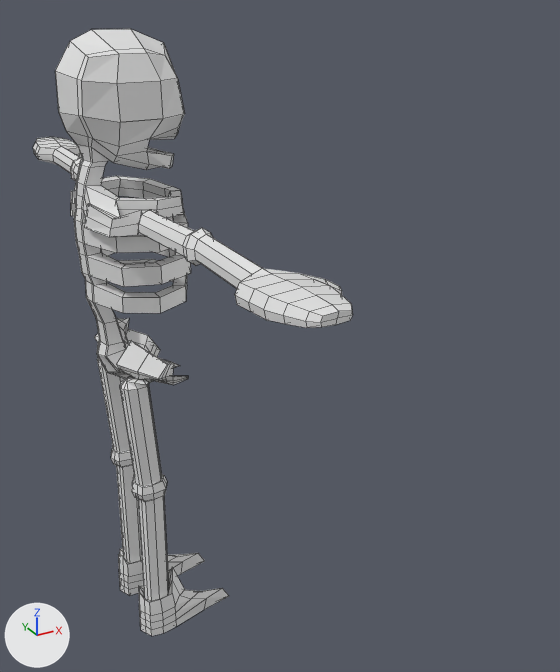
Before and after pictures for a commit that changed the Blender file Dungeon Crawler/Assets/Visual Assets/Blender Files/Skeleton.blend.
Before and after are seen from a 50 mm lens placed at (-3.01, -9.63, 9.05), pointed at (2.01, -0.51, 4.5). Arrows for +X, +Y and +Z are at lower left; the lights stay in place. Mesh edges are drawn as thin lines.
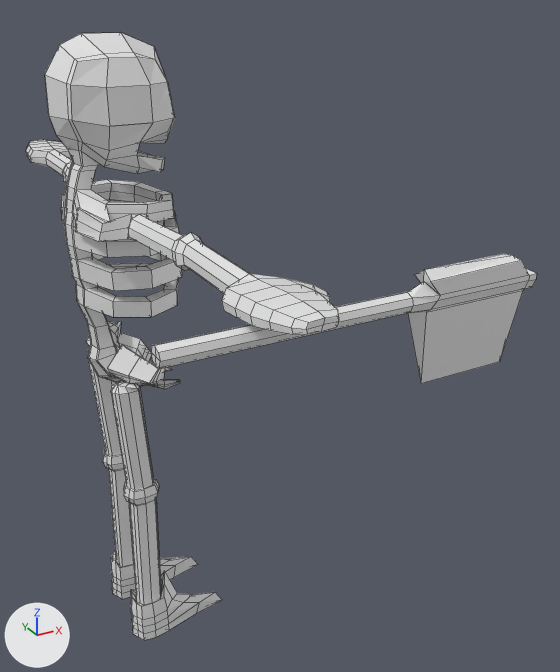
Location of each change, (x1, y1, x2, y2) in pixels of the pictures (560 x 672 px):
```json
{"object": "Cube", "change": "moved", "before": [33, 29, 353, 636], "after": [26, 33, 339, 640]}
{"object": "Cube.001", "change": "added", "after": [151, 254, 537, 383]}
```

Edits to the scene script, one JSON object a line:
```json
{"op": "add", "block": "me_cube_001", "code": ["me_cube_001 = bpy.data.meshes.new('Cube.001')", "me_cube_001.from_pydata(...)  # 53 vertices, 52 faces; spans x -7.4..19.2, y -0.8..0.8, z -6.1..1.9"]}
{"op": "set", "path": "ob_cube.location", "old": "(0.01, -0.01, 5.34)", "new": "(-0.11, 0.01, 5.3)"}
{"op": "add", "block": "ob_cube_001", "code": ["ob_cube_001 = bpy.data.objects.new('Cube.001', me_cube_001)", "ob_cube_001.location = (0.02, -4.1, 6.35)", "ob_cube_001.scale = (0.155, 0.155, 0.155)"]}
```
